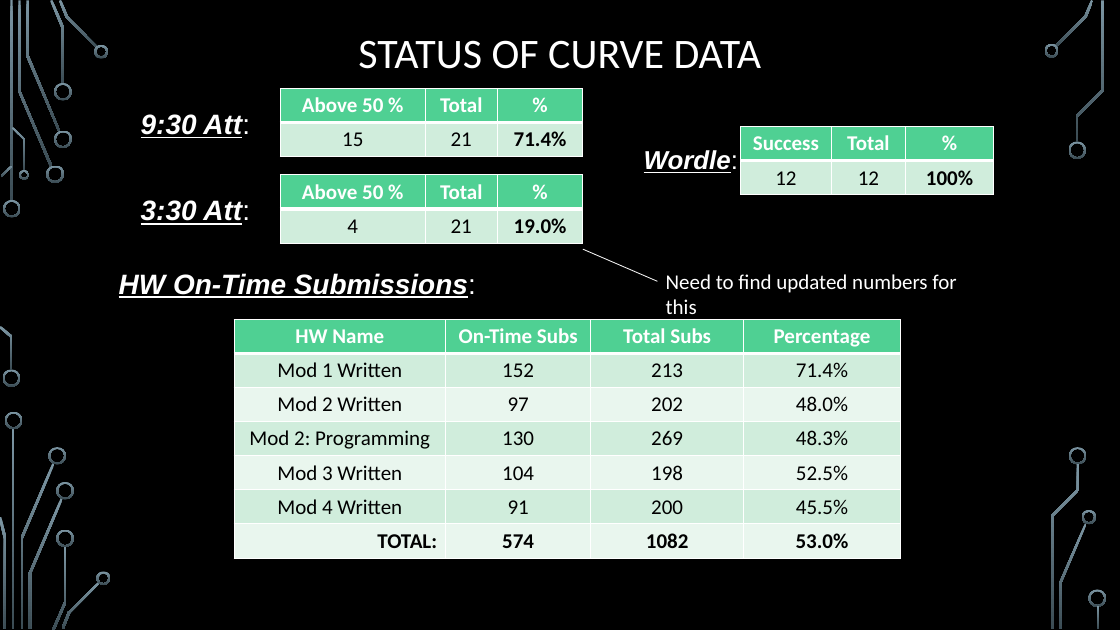
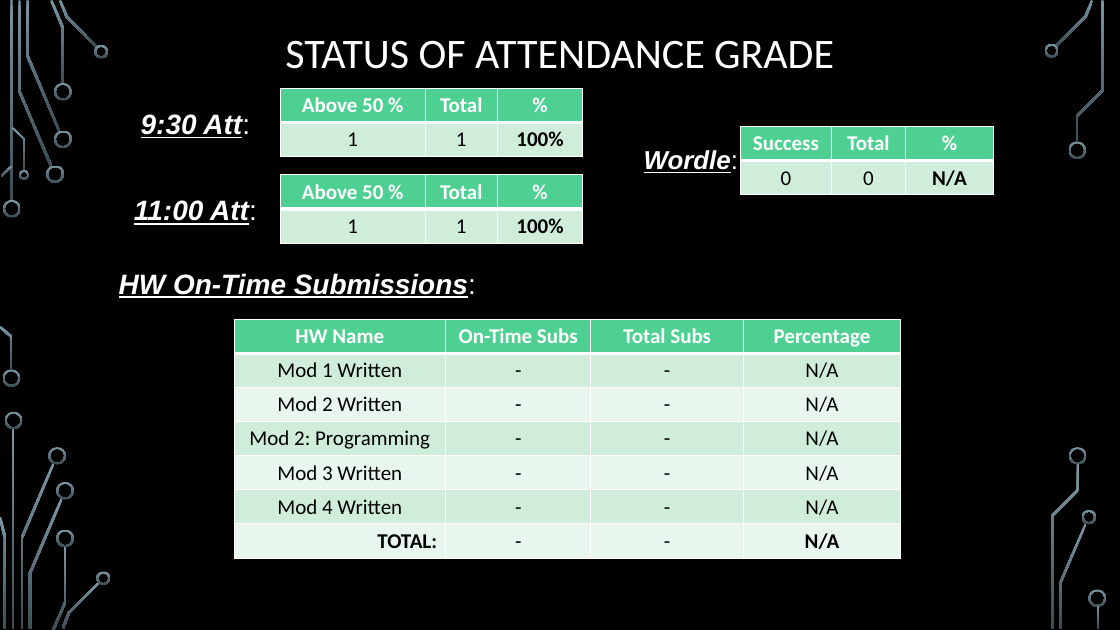
Before and after one commit to markfloryan/dmt2, a slide deck: slide 3 of slides/00-DailyAnnouncements.pptx (slide 18 before the commit). Drawn at 1120x630 pixels with LibreOffice and Linux fonts; fonts in the diff are those of the drawing; background and template pictures are left out. Boxes give left, top, right and bottom in pixels: in the first picture for what was removed or moved away, otherwise in the second. Text is boxed around its words. In the diff, an @@ line names an element or a change of style, - is before the commit and + after.

```diff
--- a/slides/00-DailyAnnouncements.pptx
+++ b/slides/00-DailyAnnouncements.pptx
@@ title at [285, 40, 834, 69]: text changed @@
-STATUS OF CURVE DATA
+STATUS OF ATTENDANCE GRADE
@@ table at [281, 89, 583, 157] @@
-row 2: 15 | 21 | 71.4%
+row 2: 1 | 1 | 100%
@@ table at [741, 127, 994, 195] @@
-row 2: 12 | 12 | 100%
+row 2: 0 | 0 | N/A
@@ table at [281, 175, 583, 243] @@
-row 2: 4 | 21 | 19.0%
+row 2: 1 | 1 | 100%
@@ text at [134, 200, 257, 225]: text changed @@
-3:30 Att:
+11:00 Att:
@@ line removed from (583, 250) to (658, 281) @@
@@ text removed at [666, 274, 956, 321] @@
-Need to find updated numbers for this
@@ table at [234, 319, 902, 558] @@
-row 2: Mod 1 Written | 152 | 213 | 71.4%
+row 2: Mod 1 Written | - | - | N/A
-row 3: Mod 2 Written | 97 | 202 | 48.0%
+row 3: Mod 2 Written | - | - | N/A
-row 4: Mod 2: Programming | 130 | 269 | 48.3%
+row 4: Mod 2: Programming | - | - | N/A
-row 5: Mod 3 Written | 104 | 198 | 52.5%
+row 5: Mod 3 Written | - | - | N/A
-row 6: Mod 4 Written | 91 | 200 | 45.5%
+row 6: Mod 4 Written | - | - | N/A
-row 7: TOTAL: | 574 | 1082 | 53.0%
+row 7: TOTAL: | - | - | N/A
```
Also in this commit, not shown: 1 other slide changed, 15 slides removed, 2 other files.
